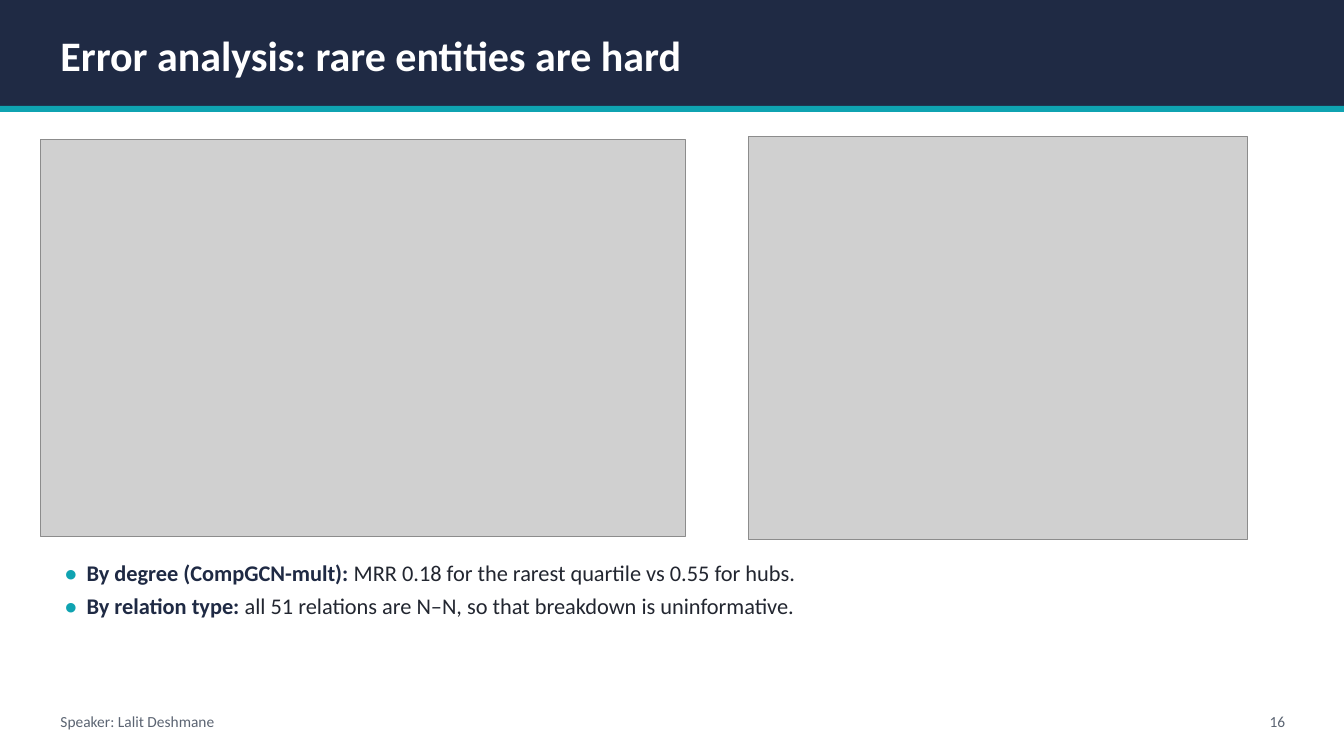
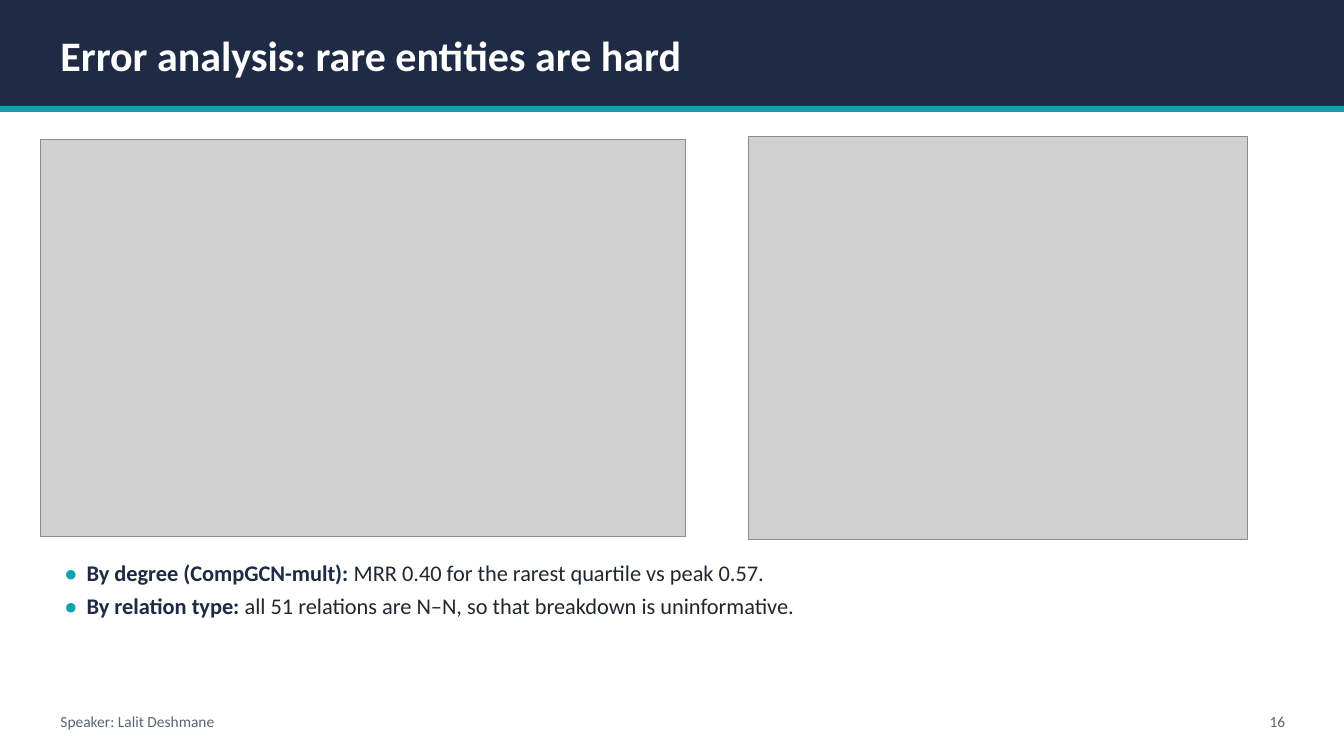
Before and after one commit to Charanponaganti/Knowledge-Graph-Completion-with-R-GCN-CompGCN, a slide deck: slide 16 of report/slides/kg_completion_presentation.pptx. Drawn at 1344x756 pixels with LibreOffice and Linux fonts; fonts in the diff are those of the drawing; grey boxes stand for pictures. Boxes give left, top, right and bottom in pixels: in the first picture for what was removed or moved away, otherwise in the second. Text is boxed around its words. In the diff, an @@ line names an element or a change of style, - is before the commit and + after.

```diff
--- a/report/slides/kg_completion_presentation.pptx
+++ b/report/slides/kg_completion_presentation.pptx
@@ text at (x1=87, y1=564, x2=764, y2=585): text changed @@
-• By degree (CompGCN-mult): MRR 0.18 for the rarest quartile vs 0.55 for hubs.
+• By degree (CompGCN-mult): MRR 0.40 for the rarest quartile vs peak 0.57.
```
Also in this commit, not shown: 8 other slides changed, 27 other files.
